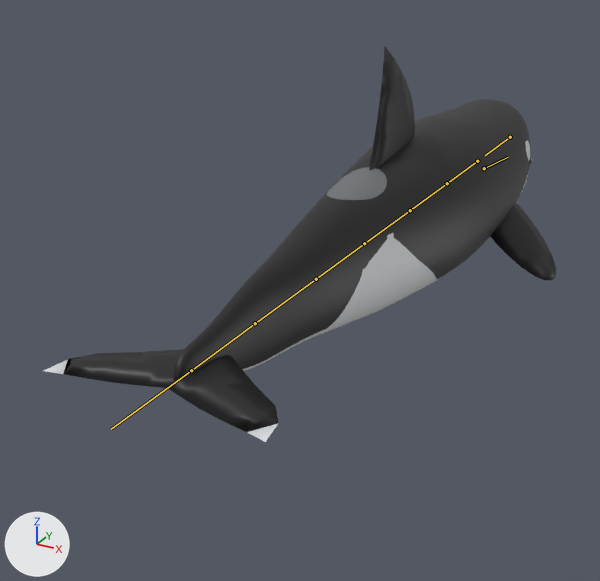
What one commit did to the glTF model public/assets/characters/orca.glb.
Both versions are drawn from a 50 mm lens placed at (2.58, -6.48, 2.35), pointed at (-0.57, -0.74, -0.51). Arrows for +X, +Y and +Z are at lower left; the lights stay in place. The older version comes first. The bones that bend it are drawn over the model as lines.

Objects in the first picture: 'Orca'.
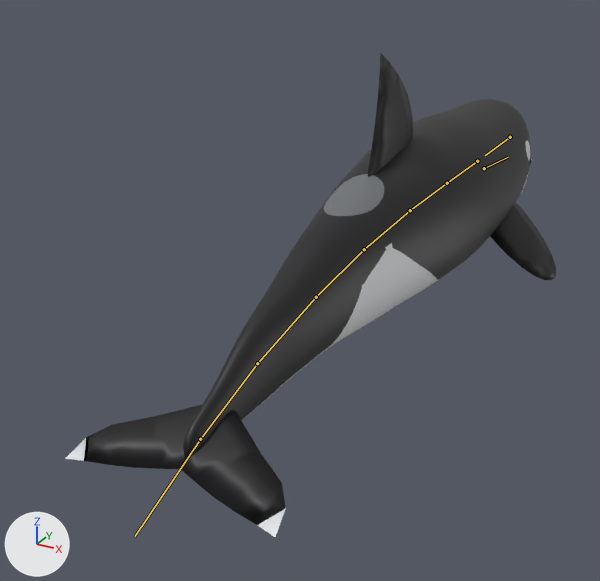
The newer file adds an action. The first version stands in its rest pose; the second is drawn at frame 72 of the action 'Exhale'.

Changed parts and their boxes [x1, y1, x2, y2] in the pictures (600 x 581 px):
'Orca', posed (22% taller)
    before: [44, 46, 556, 442]
    after: [65, 52, 556, 537]
bone 'Spine3', root to tip
    before: (410, 210) to (364, 243)
    after: (410, 210) to (364, 249)
bone 'Spine4', root to tip
    before: (364, 243) to (316, 279)
    after: (364, 249) to (316, 297)
bone 'Spine5', root to tip
    before: (316, 279) to (255, 323)
    after: (316, 297) to (257, 363)
bone 'Tail1', root to tip
    before: (255, 323) to (191, 370)
    after: (257, 363) to (200, 439)
bone 'Tail2', root to tip
    before: (191, 370) to (111, 429)
    after: (200, 439) to (135, 536)

Edits to the bpy script that builds the scene:
```text
Change bone_spine3:
    where bone_spine3 = bpy.data.objects['OrcaRig'].pose.bones['Spine3']  # child of 'Spine2'
    bone_spine3.rotation_quaternion: (1.0, 0.0, 0.0, 0.0) -> (1.0, -0.021, 0.0, 0.0)  # degrees (0, 0, 0) -> degrees (-2, 0, 0)
Change bone_spine4:
    where bone_spine4 = bpy.data.objects['OrcaRig'].pose.bones['Spine4']  # child of 'Spine3'
    bone_spine4.rotation_quaternion: (1.0, 0.0, 0.0, 0.0) -> (0.999, -0.032, 0.0, 0.0)  # degrees (0, 0, 0) -> degrees (-4, 0, 0)
Change bone_spine5:
    where bone_spine5 = bpy.data.objects['OrcaRig'].pose.bones['Spine5']  # child of 'Spine4'
    bone_spine5.rotation_quaternion: (1.0, 0.0, 0.0, 0.0) -> (0.999, -0.037, 0.0, 0.0)  # degrees (0, 0, 0) -> degrees (-4, 0, 0)
Change bone_tail1:
    where bone_tail1 = bpy.data.objects['OrcaRig'].pose.bones['Tail1']  # child of 'Spine5'
    bone_tail1.rotation_quaternion: (1.0, 0.0, 0.0, 0.0) -> (0.999, -0.051, 0.0, 0.0)  # degrees (0, 0, 0) -> degrees (-6, 0, 0)
Change bone_tail2:
    where bone_tail2 = bpy.data.objects['OrcaRig'].pose.bones['Tail2']  # child of 'Tail1'
    bone_tail2.rotation_quaternion: (1.0, 0.0, 0.0, 0.0) -> (0.999, -0.045, 0.0, 0.0)  # degrees (0, 0, 0) -> degrees (-5, 0, 0)
```
